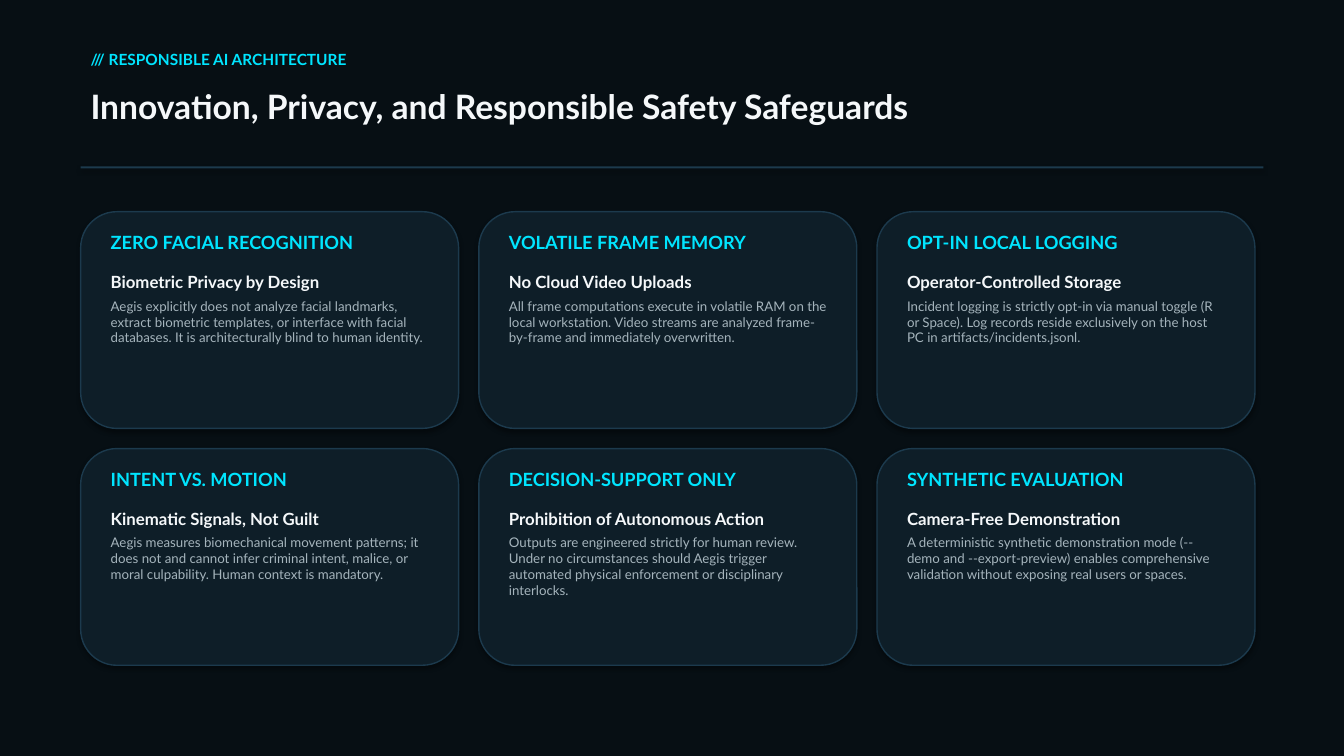
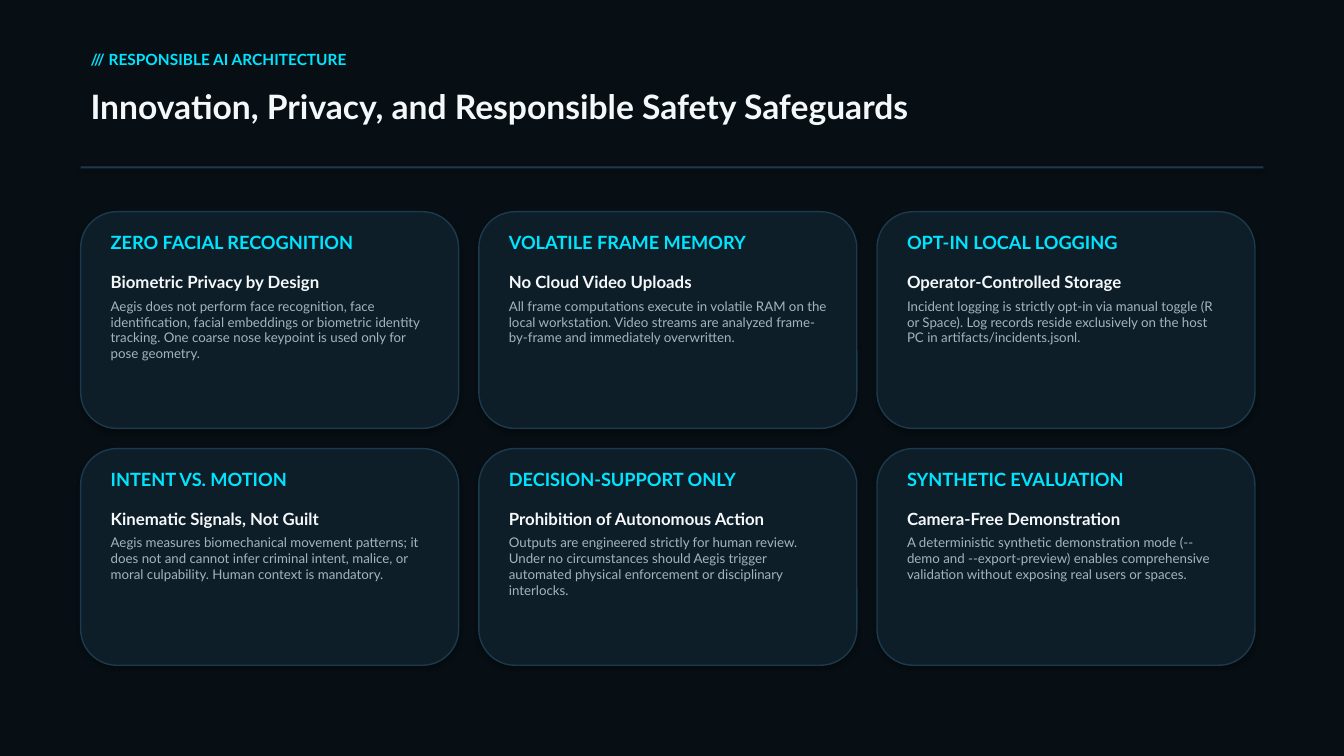
Before and after one commit to aniketkapgate7-crypto/Aegis-Fight-Pattern-Analyzer, a slide deck: slide 5 of submission/Aegis_Pitch_Deck.pptx. Drawn at 1344x756 pixels with LibreOffice and Linux fonts; fonts in the diff are those of the drawing. Boxes give left, top, right and bottom in pixels: in the first picture for what was removed or moved away, otherwise in the second. Text is boxed around its words. In the diff, an @@ line names an element or a change of style, - is before the commit and + after.

```diff
--- a/submission/Aegis_Pitch_Deck.pptx
+++ b/submission/Aegis_Pitch_Deck.pptx
@@ text at box(111, 301, 420, 361): text changed @@
-Aegis explicitly does not analyze facial landmarks, extract biometric templates, or interface with facial databases. It is architecturally blind to human identity.
+Aegis does not perform face recognition, face identification, facial embeddings or biometric identity tracking. One coarse nose keypoint is used only for pose geometry.
```
Also in this commit, not shown: 4 other slides changed, 12 other files.
